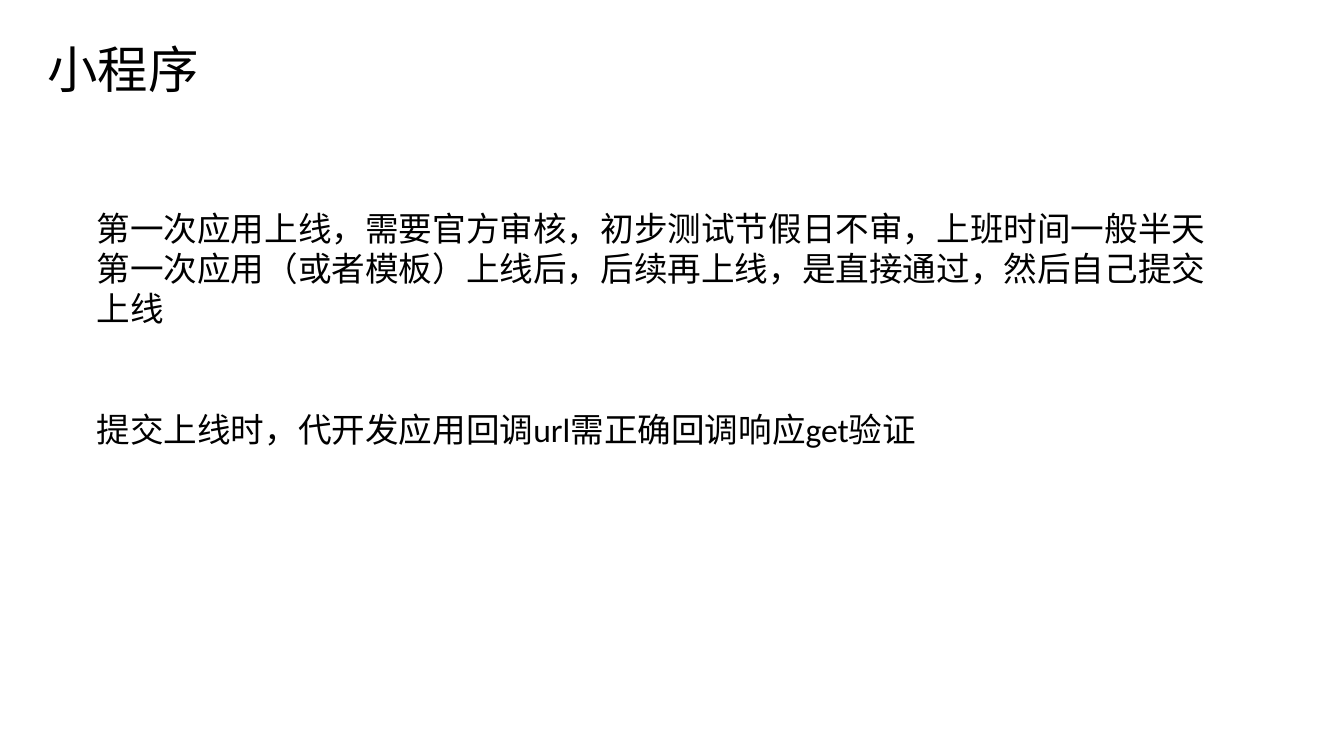
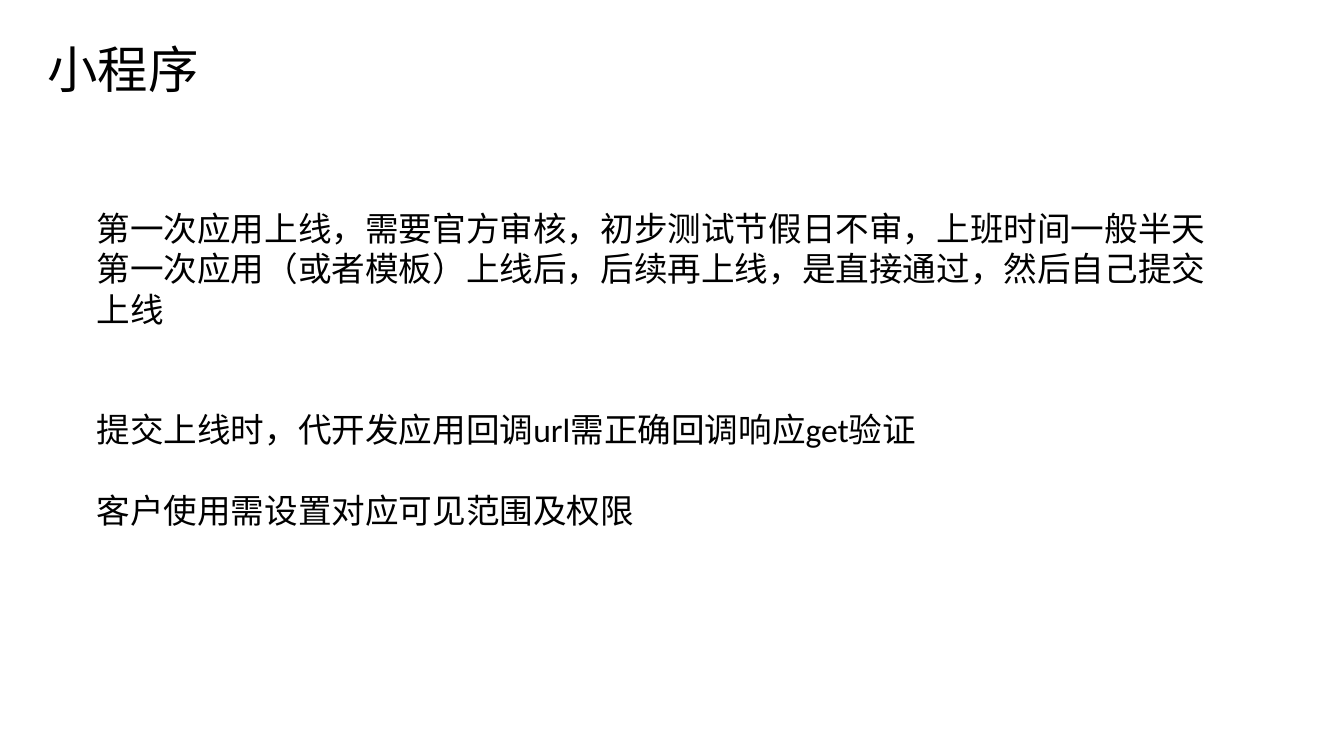
Before and after one commit to liyuexi/qywx-inner-java, a slide deck: slide 19 of 企业微信开发自建应用代开发篇.pptx. Drawn at 1344x756 pixels with LibreOffice and Linux fonts; fonts in the diff are those of the drawing. Boxes give left, top, right and bottom in pixels: in the first picture for what was removed or moved away, otherwise in the second. Text is boxed around its words. In the diff, an @@ line names an element or a change of style, - is before the commit and + after.

```diff
--- a/企业微信开发自建应用代开发篇.pptx
+++ b/企业微信开发自建应用代开发篇.pptx
@@ text at [97,494,635,526]: paragraph added @@
+客户使用需设置对应可见范围及权限
```
Also in this commit, not shown: 1 other file.
